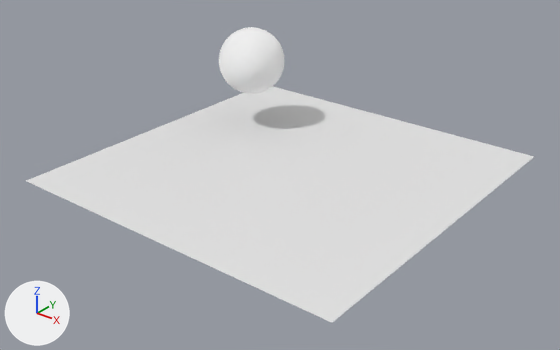
The glTF model data/gltf/minimal/minimal.gltf, before and after one commit.
Camera for both pictures: a camera (50 mm lens) standing at (5.97, -7.65, 4.6) and looking at (0.12, -0.33, 0.06). Every picture has the same lights, and +X, +Y and +Z are marked at lower left. Where no turn or scale is listed for an object, it has been applied to the vertices.
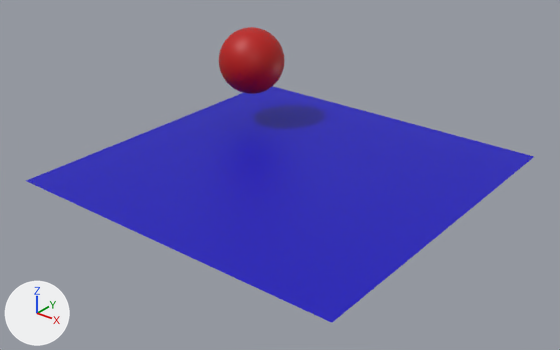
The newer file is also rescaled (x0.588), turned or shifted as a whole; pictures and numbers use the older file's frame.

Edits to the scene script, one JSON object a line:
```json
{"op": "set", "path": "mat_red.base_color", "old": "(1.0, 1.0, 1.0)", "new": "(0.5, 0.00214, 0.0)", "note": "white #ffffff -> red #bc0700"}
{"op": "set", "path": "mat_red.roughness", "old": "1.0", "new": "0.5"}
{"op": "add", "block": "mat_blue", "code": ["mat_blue = principled_material('Blue')", "mat_blue.base_color = (0.00545, 0.0, 0.5)  # blue #1100bc"]}
{"block": "me_plane", "where": "me_plane.from_pydata(...)  # 4 vertices, 2 faces; spans x -2.5..2.5, y -2.5..2.5, z 0.0"}
{"op": "add", "block": "me_plane", "code": "me_plane.materials.append(mat_blue)  # blue #1100bc"}
```

Pixel boxes [x1, y1, x2, y2] of what changed, in the pictures (560 x 350 px):
```json
{"object": "Plane", "change": "recoloured", "before": [26, 86, 534, 323], "after": [26, 86, 534, 323], "on screen": "white to blue"}
{"object": "Sphere", "change": "recoloured, surface changed", "before": [219, 27, 284, 94], "after": [219, 27, 284, 94], "on screen": "white to red"}
```
